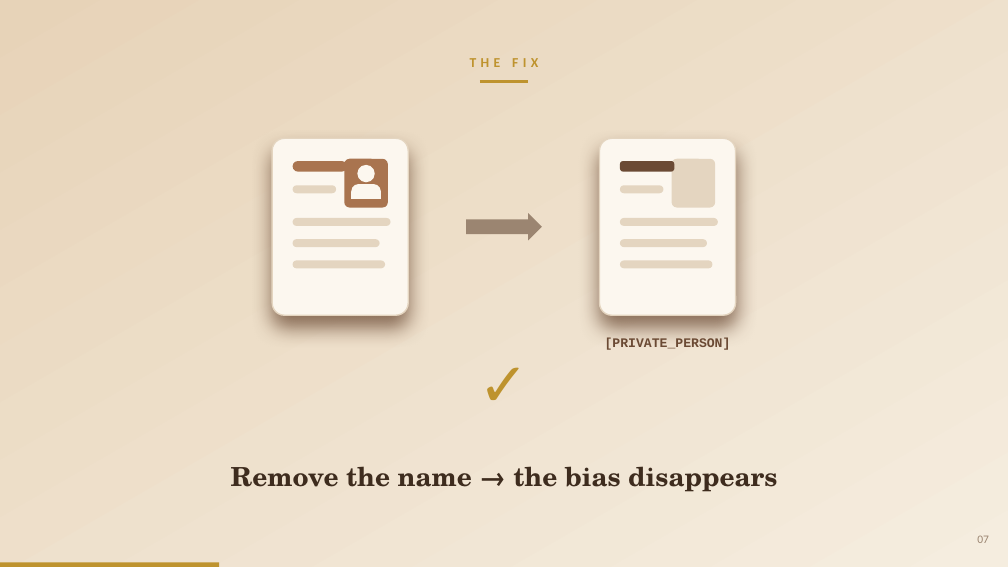
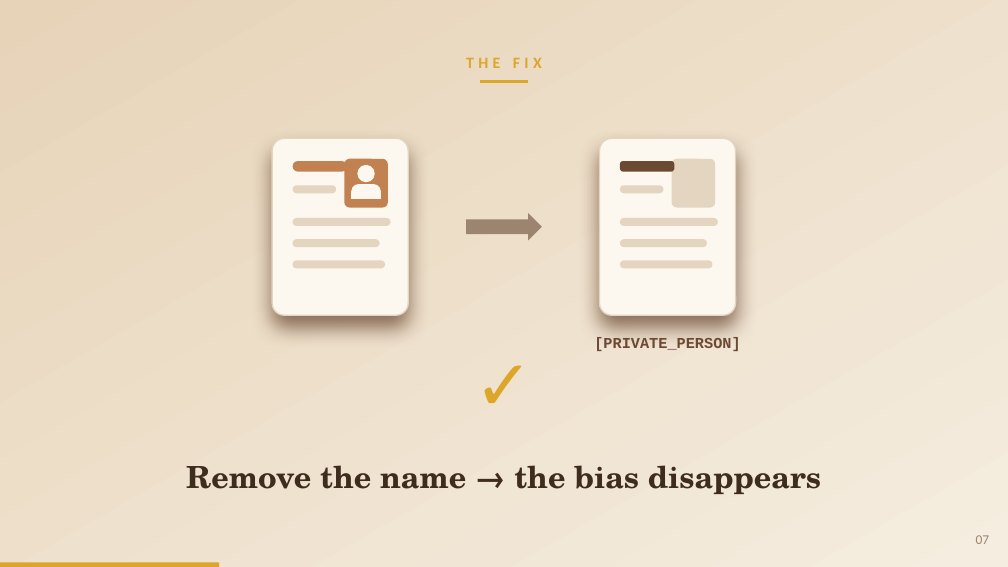
Before and after one commit to pwagle16/visual_communication, a slide deck: slide 7 of presentation/gender_bias_llm_hiring.pptx. Drawn at 1008x567 pixels with LibreOffice and Linux fonts; fonts in the diff are those of the drawing. Boxes give left, top, right and bottom in pixels: in the first picture for what was removed or moved away, otherwise in the second. Text is boxed around its words. In the diff, an @@ line names an element or a change of style, - is before the commit and + after.

```diff
--- a/presentation/gender_bias_llm_hiring.pptx
+++ b/presentation/gender_bias_llm_hiring.pptx
@@ text "THE FIX" at box(466, 57, 542, 68): size 13 to 15.1 pt, text colour #BE932E to #DCA62A @@
@@ elbow line (480, 82) - (529, 82): stroke #BE932E 2.2 pt to #DCA62A 2.2 pt @@
@@ rounded rectangle at box(293, 161, 347, 172): fill #A9744F to #C18150 @@
@@ rounded rectangle at box(344, 159, 388, 208): fill #A9744F to #C18150 @@
@@ text "[PRIVATE_PERSON]" at box(594, 337, 740, 351): size 12.5 to 14.5 pt @@
@@ text "✓" at box(406, 344, 603, 420): size 58 to 67.3 pt, text colour #BE932E to #DCA62A @@
@@ text "Remove the name → the ..." at box(186, 465, 821, 494): size 25 to 29 pt @@
@@ text "07" at box(976, 535, 990, 544): size 11 to 12.8 pt @@
@@ rectangle at box(0, 563, 219, 567): fill #BE932E to #DCA62A @@
```
Also in this commit, not shown: 9 other slides changed.
